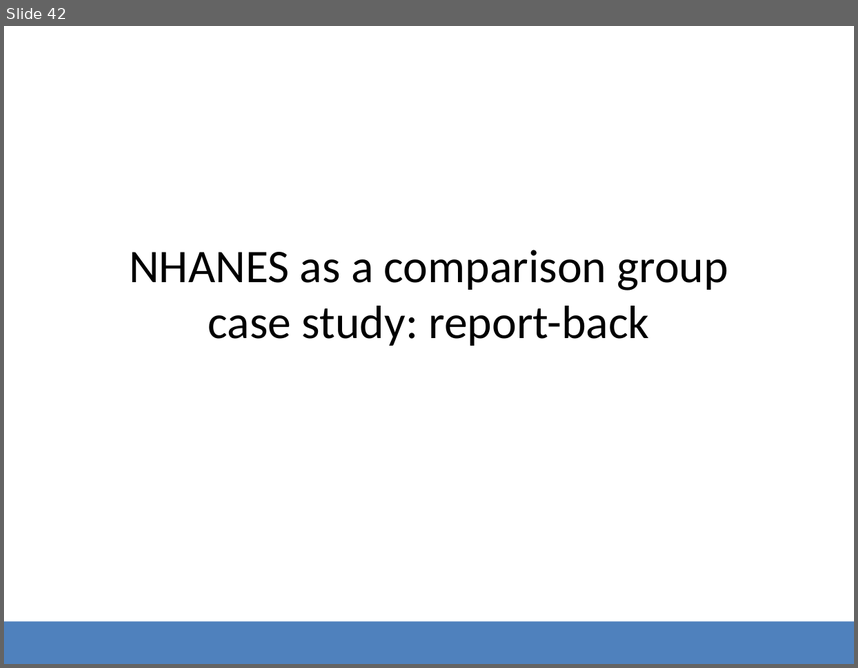
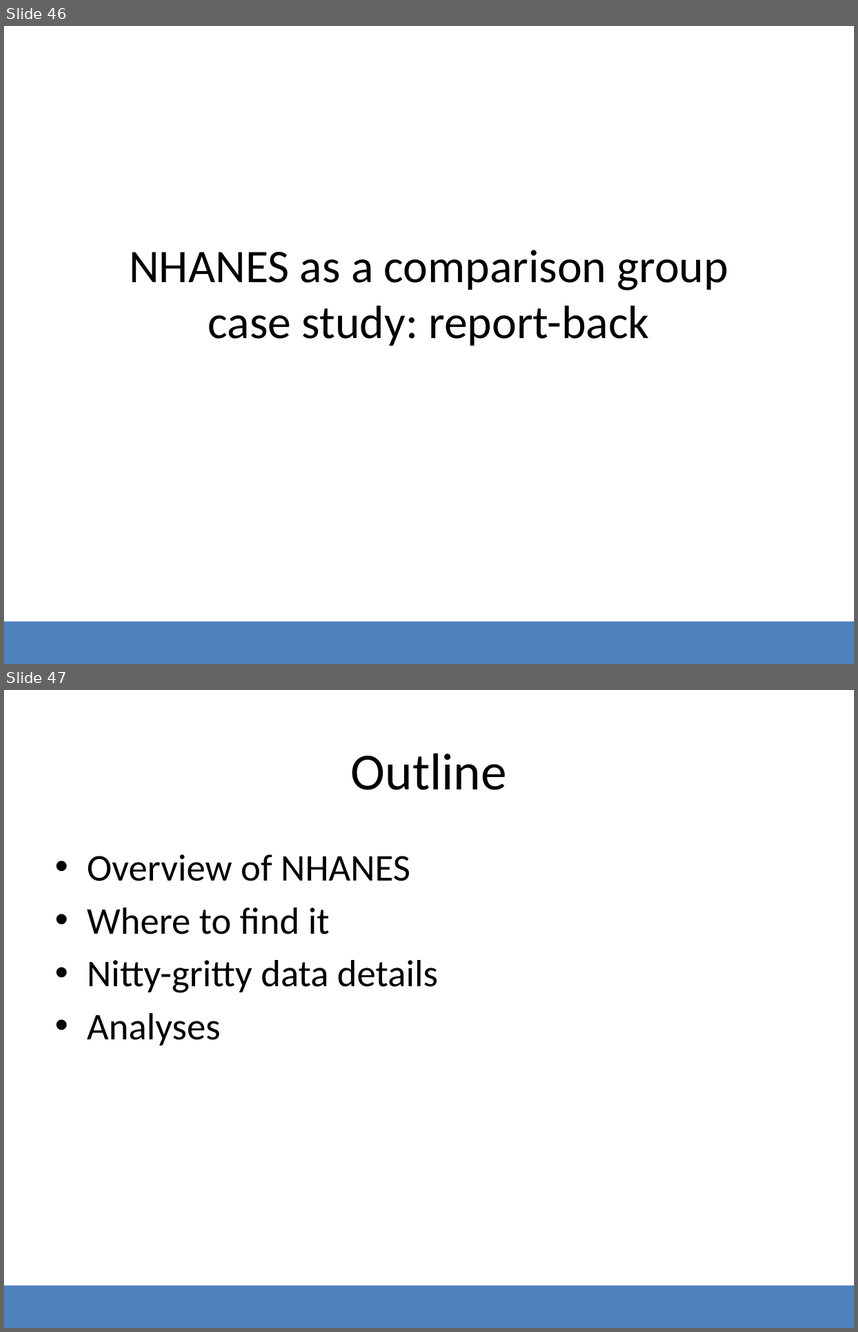
Before and after one commit to SilentSpringInstitute/NHANES_Presentation, a slide deck: Playing with NHANES.pptx. Shown one above the other, each under a label of ours: slide 42 before the commit, slides 46 and 47 after it. The pictures are 858x668 and 858x1332 pixels, drawn with LibreOffice and Linux fonts; fonts in the diff are those of the drawing; background and template pictures are left out. Boxes give left, top, right and bottom in pixels: in the first picture for what was removed or moved away, otherwise in the second. Text is boxed around its words. In the diff, an @@ line names an element or a change of style, - is before the commit and + after.

```diff
--- a/Playing with NHANES.pptx
+++ b/Playing with NHANES.pptx
@@ slide 47 added at box(4, 690, 854, 1328), background #FFFFFF; not listed: 1 template element that a slide beside it also shows @@
@@ title added at box(351, 753, 507, 790), 44 pt, text #000000 @@
+Outline
@@ text added at box(87, 854, 438, 1045), 32 pt, text #000000 @@
+• Overview of NHANES
+• Where to find it
+• Nitty-gritty data details
+• Analyses
@@ what was slide 42 is now slide 46 @@
```
Also in this commit, not shown: 1 slide changed, 5 other slides added, 1 other file.
